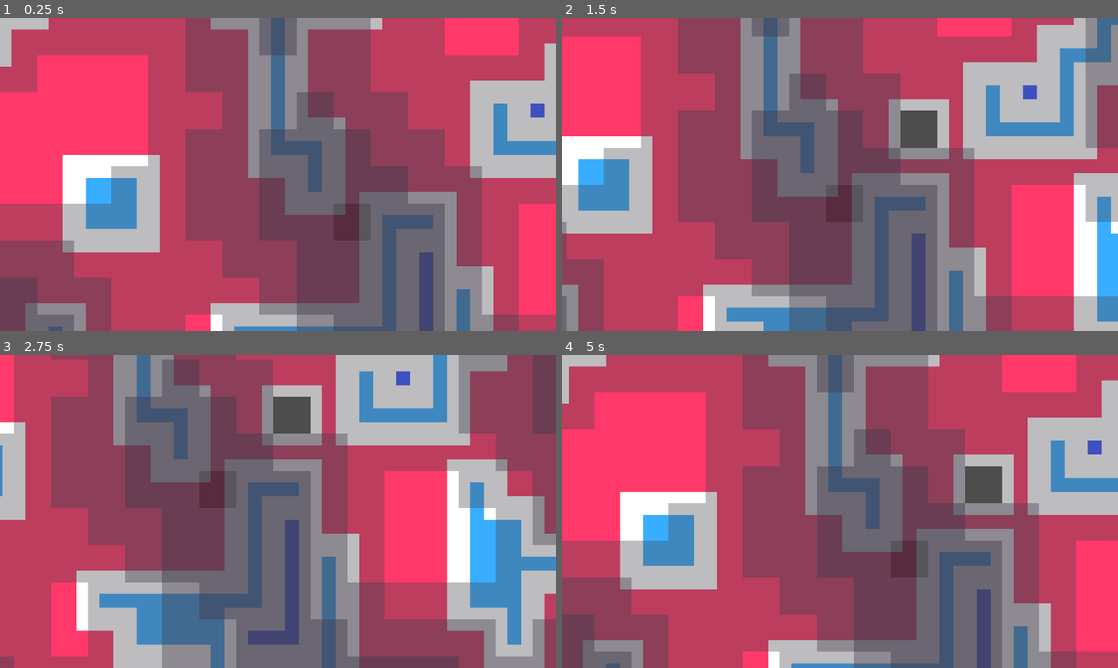
Above: before the commit, frames 1-4 (two rows, left to right).
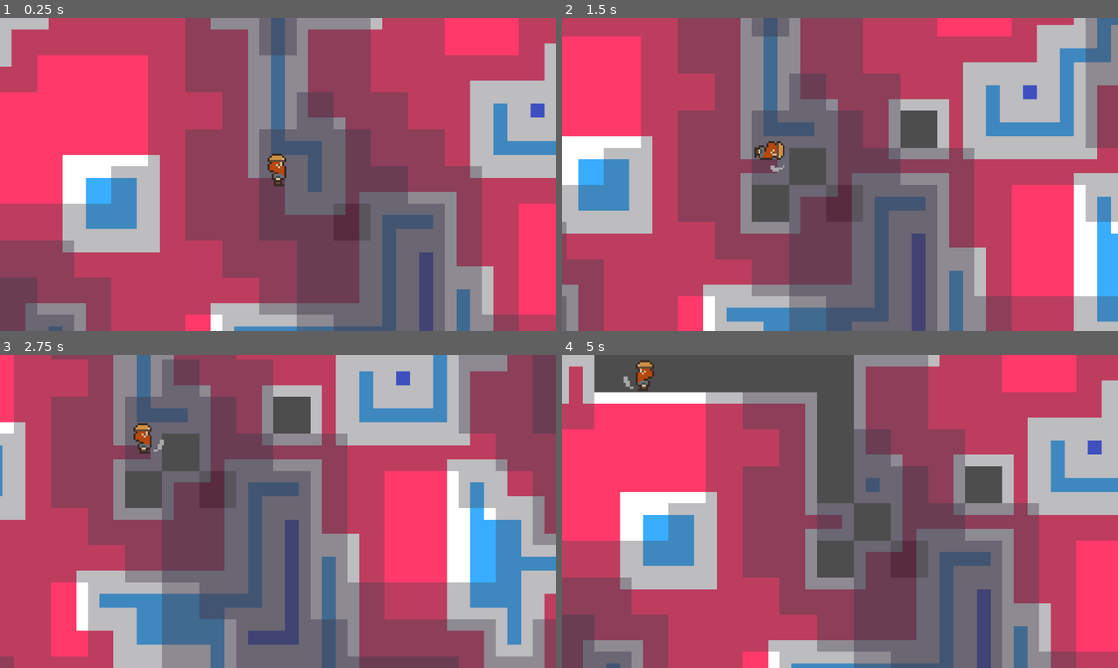
Above: after the commit, the same moments.

Repository: VileOar/ludum-dare-57
Game: Godot game, scene res://levels/main_level.tscn
Two runs of this game, one before a commit and one after it. Both use one fixed random seed, a clock stepped at 60 frames per second and the inputs below. Before the commit the project starts from res://src/topscenes/world_maptiles.tscn.
Inputs (mouse positions are in pixels of both pictures, inside the frame that each line leads up to):
- Up to frame 1 (0.25 s): no input
- Up to frame 2 (1.5 s): move the mouse to (962, 158) at 0.52 s; hold D (MoveRight) 0.53-1.28 s; hold 1 0.53-1.28 s; click (962, 158) at 0.67 s; move the mouse to (728, 190) at 1.27 s; hold S (MoveDown) from 1.28 s (still down); tap 1 at 1.35 s
- Up to frame 3 (2.75 s): move the mouse to (333, 442) at 2.02 s; release S (MoveDown) at 2.03 s; hold D (MoveRight) from 2.03 s (still down); hold 1 from 2.03 s (still down)
- Up to frame 4 (5 s): move the mouse to (812, 574) at 2.77 s; release D (MoveRight) at 2.78 s; release 1 at 2.78 s; hold W (MoveUp) 2.78-3.53 s; tap 1 at 2.85, 4.35 s; click (812, 574) at 2.92 s; move the mouse to (1006, 558) at 3.52 s; hold 1 3.53-4.28 s; hold A (MoveLeft) from 3.53 s (still down); move the mouse to (673, 464) at 4.27 s

The runs differ from the first frame. In frame 1, 0.3% of the frame differs, in the area x 48-52%, y 43-54%; in frame 2, 3.0%; in frame 3, 3.0%; in frame 4, 12%, in the area x 3-60%, y 0-75%.

Commit message:
Digging + main level
- Set up a main level
- Cleaned up player code
- Added mining

Diff:
--- /dev/null
+++ b/levels/main_level.tscn
@@ -0,0 +1,11 @@
+[gd_scene load_steps=3 format=3 uid="uid://btoglak145h8n"]
+
+[ext_resource type="PackedScene" uid="uid://dca88eh6c0qrc" path="res://src/topscenes/world_maptiles.tscn" id="1_0vhbo"]
+[ext_resource type="PackedScene" uid="uid://c41k20yhtuteq" path="res://src/characters/player/player.tscn" id="2_0vhbo"]
+
+[node name="MainLevel" type="Node2D"]
+
+[node name="WorldMapTiles" parent="." instance=ExtResource("1_0vhbo")]
+
+[node name="Player" parent="." instance=ExtResource("2_0vhbo")]
+position = Vector2(960, 540)
--- a/project.godot
+++ b/project.godot
@@ -11,7 +11,7 @@
 [application]
 
 config/name="Ludum Dare 57"
-run/main_scene="uid://dca88eh6c0qrc"
+run/main_scene="uid://btoglak145h8n"
 config/features=PackedStringArray("4.4", "Forward Plus")
 config/icon="res://icon.svg"
 
--- a/src/autoloads/Global.gd
+++ b/src/autoloads/Global.gd
@@ -4,6 +4,8 @@
 
 var rng: RandomNumberGenerator
 
+# Reference to the world map tiles scene
+var world_map_tiles: WorldMapTiles
 
 func _ready() -> void:
 	randomize()
--- a/src/characters/player/player.gd
+++ b/src/characters/player/player.gd
@@ -7,53 +7,77 @@
 # Player movement friction
 const _FRICTION: float = 40 * Global.CELL_SIZE
 
+# Stores last movement direction on x axis
 var _was_moving_left: bool = false
-var _input: Vector2 = Vector2.ZERO
+# Stores current input direction
+var _current_input: Vector2 = Vector2.ZERO
+# Stores currently pressed movement inputs
 var _input_queue: = [null]
 
 @onready var _player_sprite: AnimatedSprite2D = $Sprite
+@onready var _mining_check_ray: RayCast2D = $MiningCheckRay
+
+func _unhandled_input(_event: InputEvent) -> void:
+	_current_input = _get_input()
 
 func _physics_process(delta: float) -> void:
-	_move(delta)
+	_move(_current_input, delta)
+	_try_to_mine(_current_input)
 
-func _move(delta: float) -> void:
-	_input = _get_input()
-	if _input:
-		velocity = velocity.move_toward(_input * _MAX_MOVE_SPEED , delta * _ACCELERATION)
-		if _player_sprite.animation != "Mine":
-				_player_sprite.play("Mine")
+func _process(_delta: float) -> void:
+	_update_sprite(_current_input)
+
+# Updates player velocity based on the input direction
+func _move(input_dir: Vector2, delta: float) -> void:
+	if input_dir:
+		velocity = velocity.move_toward(input_dir * _MAX_MOVE_SPEED , delta * _ACCELERATION)
 	else:
 		velocity = velocity.move_toward(Vector2(0,0), delta * _FRICTION)
+
+	move_and_slide();
+
+# Update ray cast position to face movement direction and try to mine in that direction
+func _try_to_mine(input_dir: Vector2) -> void:
+	_mining_check_ray.target_position = input_dir * Global.CELL_SIZE
+	if _mining_check_ray.is_colliding() and Global.world_map_tiles:
+		Global.world_map_tiles.try_dig_tile(to_global(_mining_check_ray.target_position), 3)
+
+# Updates sprite flip and rotation based on input vector
+func _update_sprite(input_dir: Vector2) -> void:
+	if input_dir:
+		if _player_sprite.animation != "Mine":
+			_player_sprite.play("Mine")
+	else:
 		if _player_sprite.animation != "Idle":
 			_player_sprite.play("Idle")
 
-	move_and_slide();
-
-	if _input.x == -1:
+	if input_dir.x == -1:
 			_player_sprite.flip_h = true
 			_player_sprite.flip_v = false
 			_was_moving_left = true
 			_player_sprite.rotation_degrees = 0
-	elif _input.x == 1:
+	elif input_dir.x == 1:
 			_player_sprite.flip_h = false
 			_player_sprite.flip_v = false
 			_was_moving_left = false
 			_player_sprite.rotation_degrees = 0
 
-	if _input.y == -1:
+	if input_dir.y == -1:
 		_player_sprite.flip_h = false
 		_player_sprite.rotation_degrees = 270
 		if _was_moving_left:
 			_player_sprite.flip_v = true
 
-	elif _input.y == 1:
+	elif input_dir.y == 1:
 		_player_sprite.flip_h = false
 		_player_sprite.rotation_degrees = 90
 		if _was_moving_left:
 			_player_sprite.flip_v = true
 
+# Updates input vector based on pressed input direction
+# (prioritizes most recently pressed direction)
 func _get_input() -> Vector2:
-	_input = Vector2.ZERO
+	var new_input = Vector2.ZERO
 	for input in ["MoveLeft", "MoveRight", "MoveUp", "MoveDown"]:
 		if Input.is_action_just_pressed(input):
 			_input_queue.push_back(input)
@@ -62,12 +86,12 @@
 
 	match _input_queue.back():
 		"MoveLeft":
-			_input.x = -1
+			new_input.x = -1
 		"MoveRight":
-			_input.x = 1
+			new_input.x = 1
 		"MoveUp":
-			_input.y = -1
+			new_input.y = -1
 		"MoveDown":
-			_input.y = 1
+			new_input.y = 1
 
-	return _input
+	return new_input
--- a/src/characters/player/player.tscn
+++ b/src/characters/player/player.tscn
@@ -129,6 +129,7 @@
 height = 102.0
 
 [node name="Player" type="CharacterBody2D"]
+collision_mask = 6
 script = ExtResource("1_7nd6e")
 
 [node name="Sprite" type="AnimatedSprite2D" parent="."]
@@ -142,3 +143,7 @@
 
 [node name="PlayerCamera" type="Camera2D" parent="."]
 position_smoothing_enabled = true
+
+[node name="MiningCheckRay" type="RayCast2D" parent="."]
+target_position = Vector2(128, 0)
+collision_mask = 4
--- a/src/topscenes/world_maptiles.gd
+++ b/src/topscenes/world_maptiles.gd
@@ -35,7 +35,7 @@
 
 func _ready() -> void:
 	_generate_tiles()
-
+	Global.world_map_tiles = self
 
 ## TODO: remove
 func _physics_process(delta: float) -> void:
